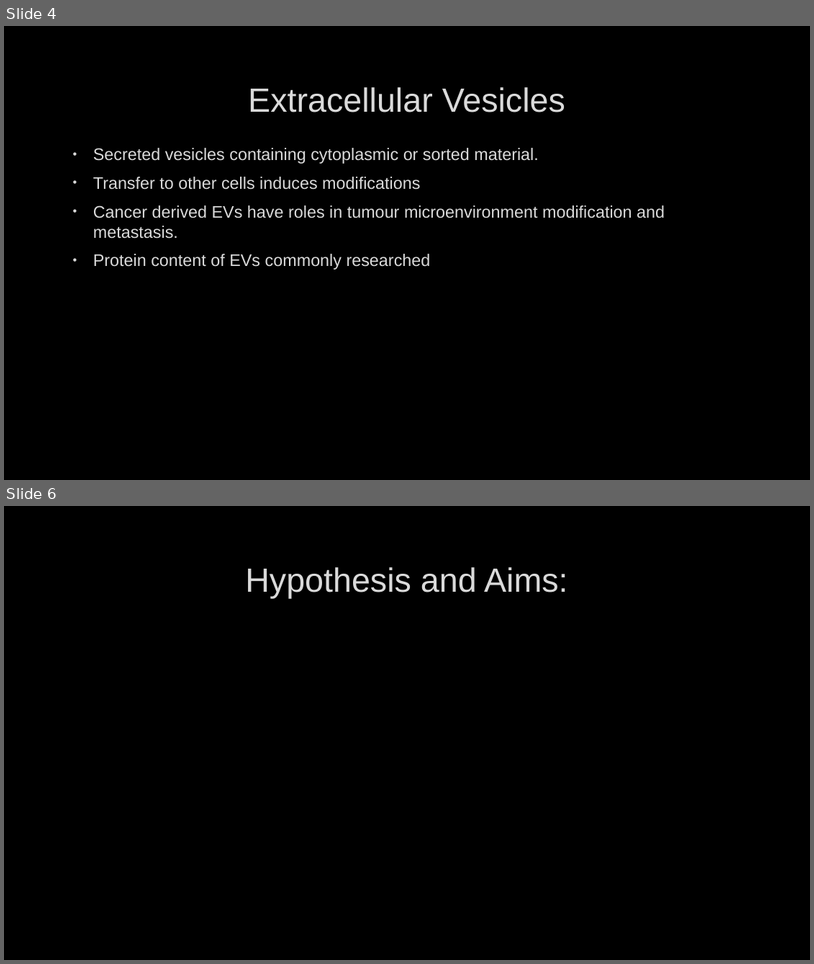
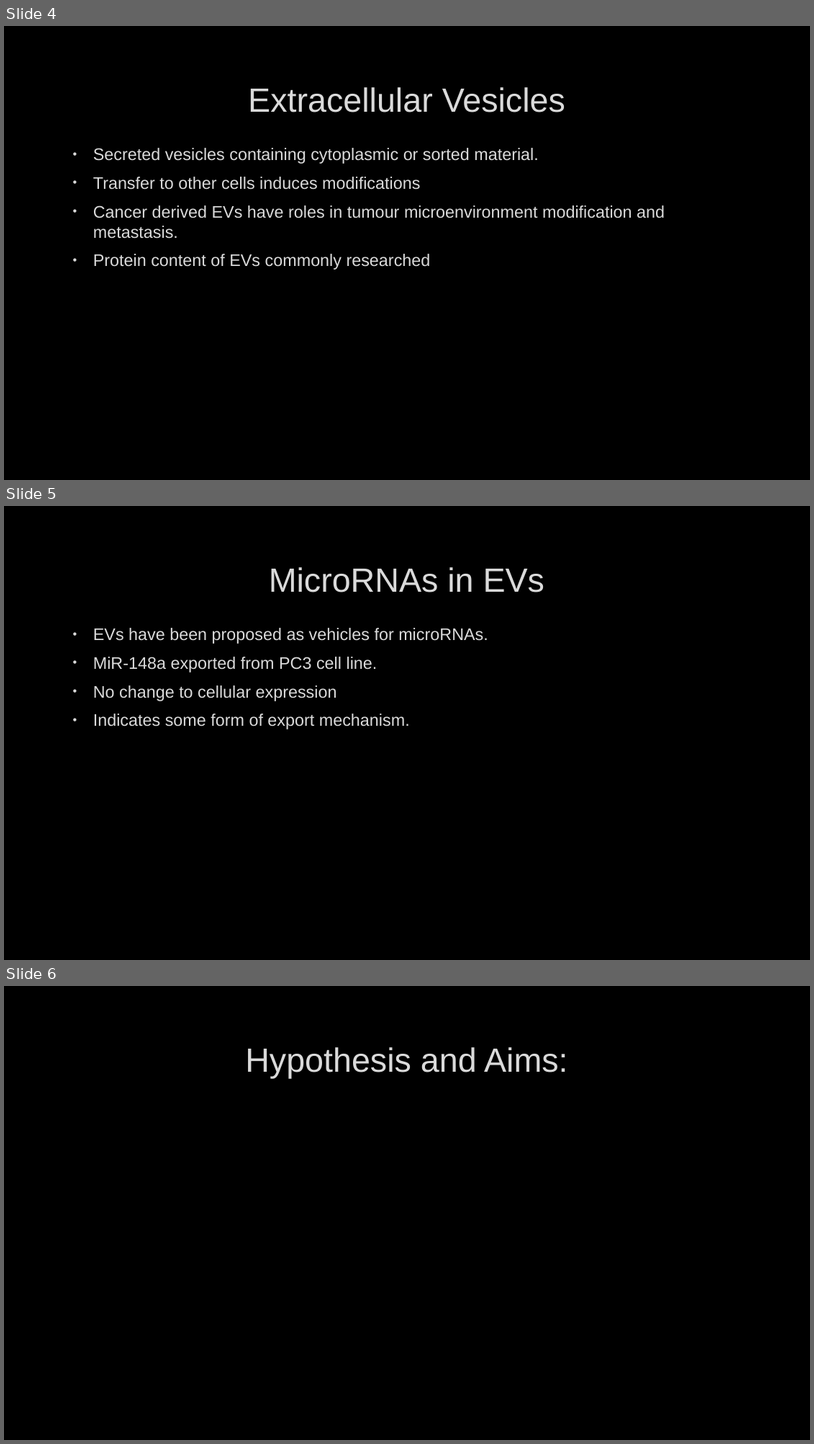
Before and after one commit to HarleyRobinson/Honours2, a slide deck: BackgroundInfo/CollCombBiol.pptx. Shown one above the other, each under a label of ours: slides 4 and 6 before the commit, slides 4, 5 and 6 after it; the slides between them are not shown. The pictures are 814x964 and 814x1444 pixels, drawn with LibreOffice and Linux fonts; fonts in the diff are those of the drawing; background and template pictures are left out. Boxes give left, top, right and bottom in pixels: in the first picture for what was removed or moved away, otherwise in the second. Text is boxed around its words. In the diff, an @@ line names an element or a change of style, - is before the commit and + after.

```diff
--- a/BackgroundInfo/CollCombBiol.pptx
+++ b/BackgroundInfo/CollCombBiol.pptx
@@ slide 5 added at bbox=[4, 506, 810, 960], background picture (left out) @@
@@ title added at bbox=[269, 567, 545, 592], 40 pt, text #DADADA @@
+MicroRNAs in EVs
@@ text added at bbox=[93, 628, 489, 729], 20 pt, text #DADADA @@
+• EVs have been proposed as vehicles for microRNAs.
+• MiR-148a exported from PC3 cell line.
+• No change to cellular expression
+• Indicates some form of export mechanism.
```
Also in this commit, not shown: 7 other slides added, 2 slides removed, 1 other file.
